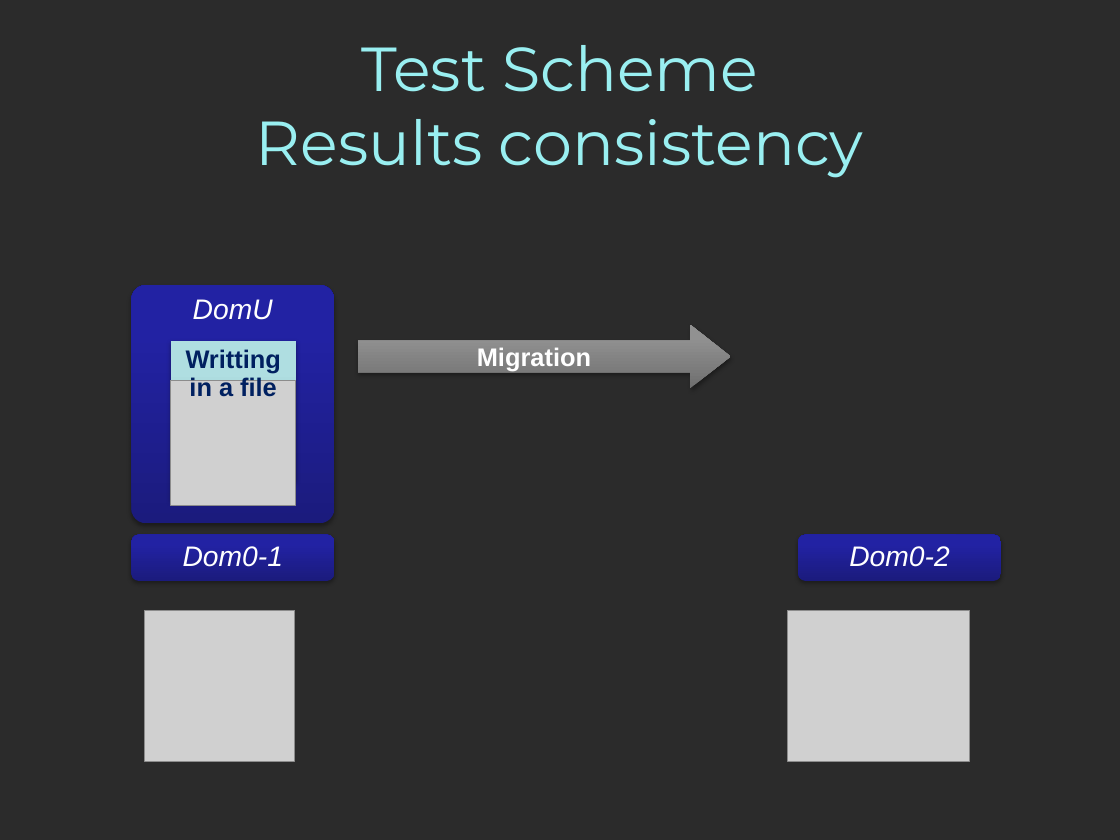
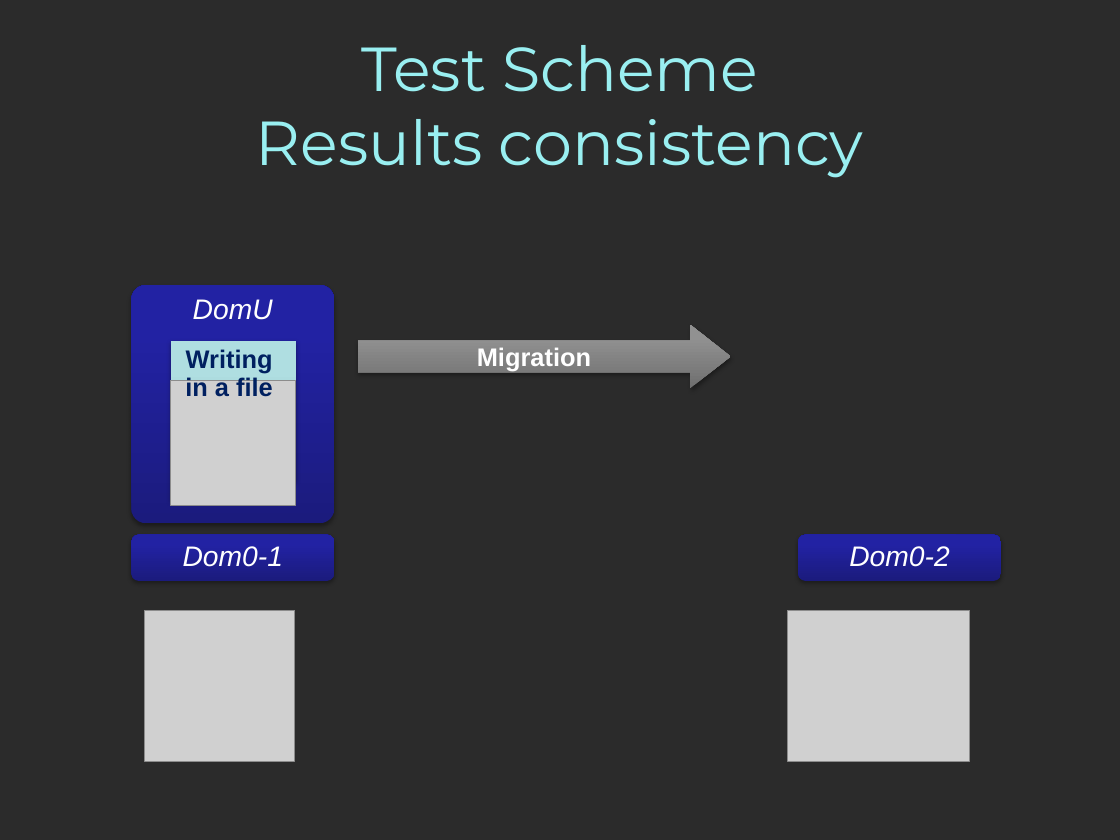
Before and after one commit to mgiorgino/xen-attitune, a slide deck: slide 18 of Docs/Anglais/PresentationAnglais.pptx. Drawn at 1120x840 pixels with LibreOffice and Linux fonts; fonts in the diff are those of the drawing; grey boxes stand for pictures; background and template pictures are left out; a plain dark background stands for a picture behind light text. Boxes give left, top, right and bottom in pixels: in the first picture for what was removed or moved away, otherwise in the second. Text is boxed around its words. In the diff, an @@ line names an element or a change of style, - is before the commit and + after.

```diff
--- a/Docs/Anglais/PresentationAnglais.pptx
+++ b/Docs/Anglais/PresentationAnglais.pptx
@@ text at [186,349,273,373]: text changed @@
-Writting
+Writing
```
Also in this commit, not shown: 19 other slides changed, 2 slides added, 2 slides removed.
